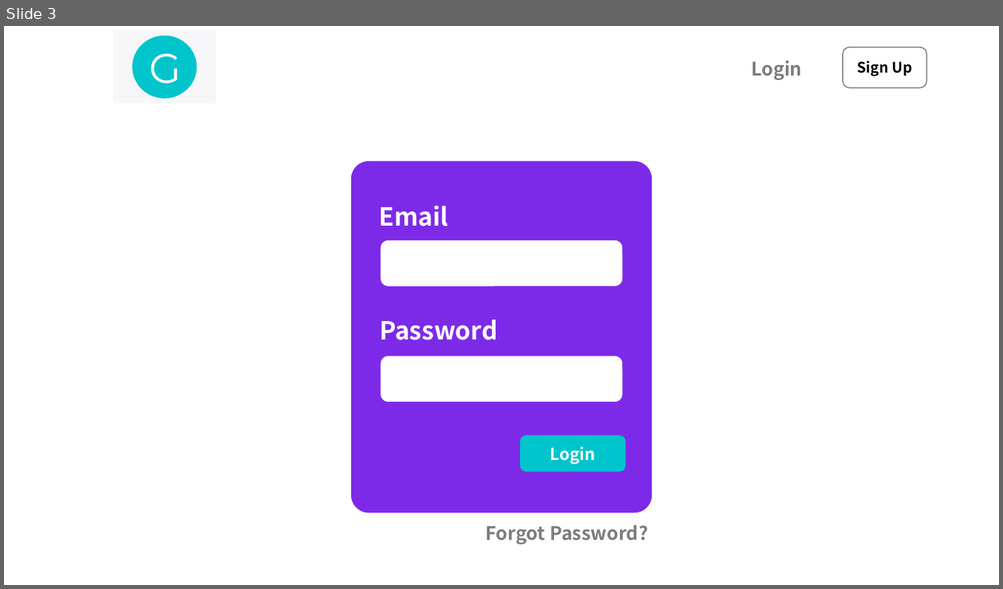
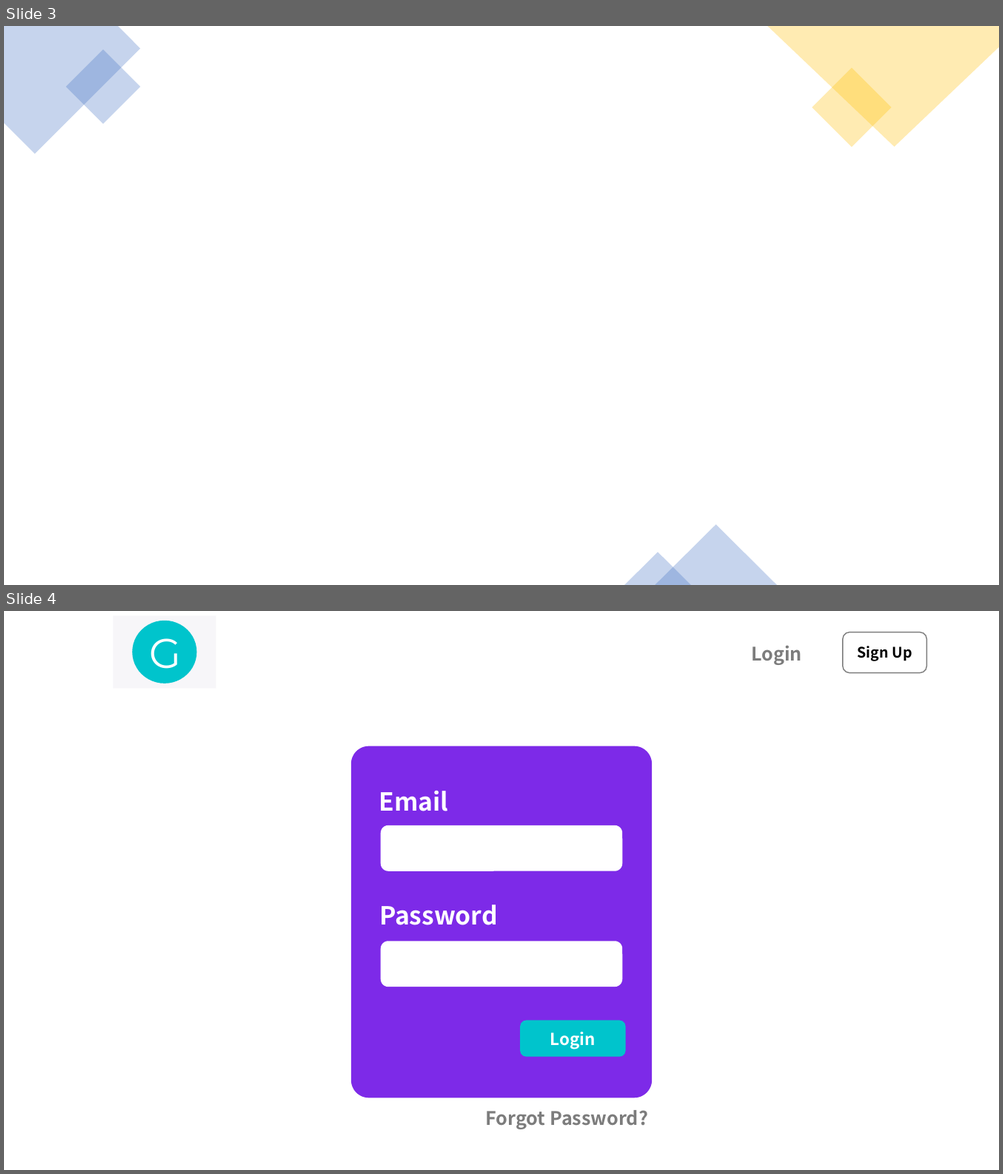
Before and after one commit to sungjaeyoon/Gathering-Bot, a slide deck: page-design.pptx. Shown one above the other, each under a label of ours: slide 3 before the commit, slides 3 and 4 after it. The pictures are 1003x589 and 1003x1174 pixels, drawn with LibreOffice and Linux fonts; fonts in the diff are those of the drawing. Boxes give left, top, right and bottom in pixels: in the first picture for what was removed or moved away, otherwise in the second. Text is boxed around its words. In the diff, an @@ line names an element or a change of style, - is before the commit and + after.

```diff
--- a/page-design.pptx
+++ b/page-design.pptx
@@ slide 3 added at [4,26,999,585], background #FFFFFF @@
@@ freeform shape added at [4,26,141,154], fill #4472C4 at 30% opacity @@
@@ freeform shape added at [767,26,999,147], fill #FFC000 at 30% opacity @@
@@ rectangle added at [66,50,141,124], fill #4472C4 at 30% opacity @@
@@ rectangle added at [811,68,891,147], fill #FFC000 at 30% opacity @@
@@ triangle added at [654,526,777,585], fill #4472C4 at 30% opacity @@
@@ triangle added at [625,553,691,585], fill #4472C4 at 30% opacity @@
@@ what was slide 3 is now slide 4 @@
```
Also in this commit, not shown: 1 other slide added, 19 other files.
